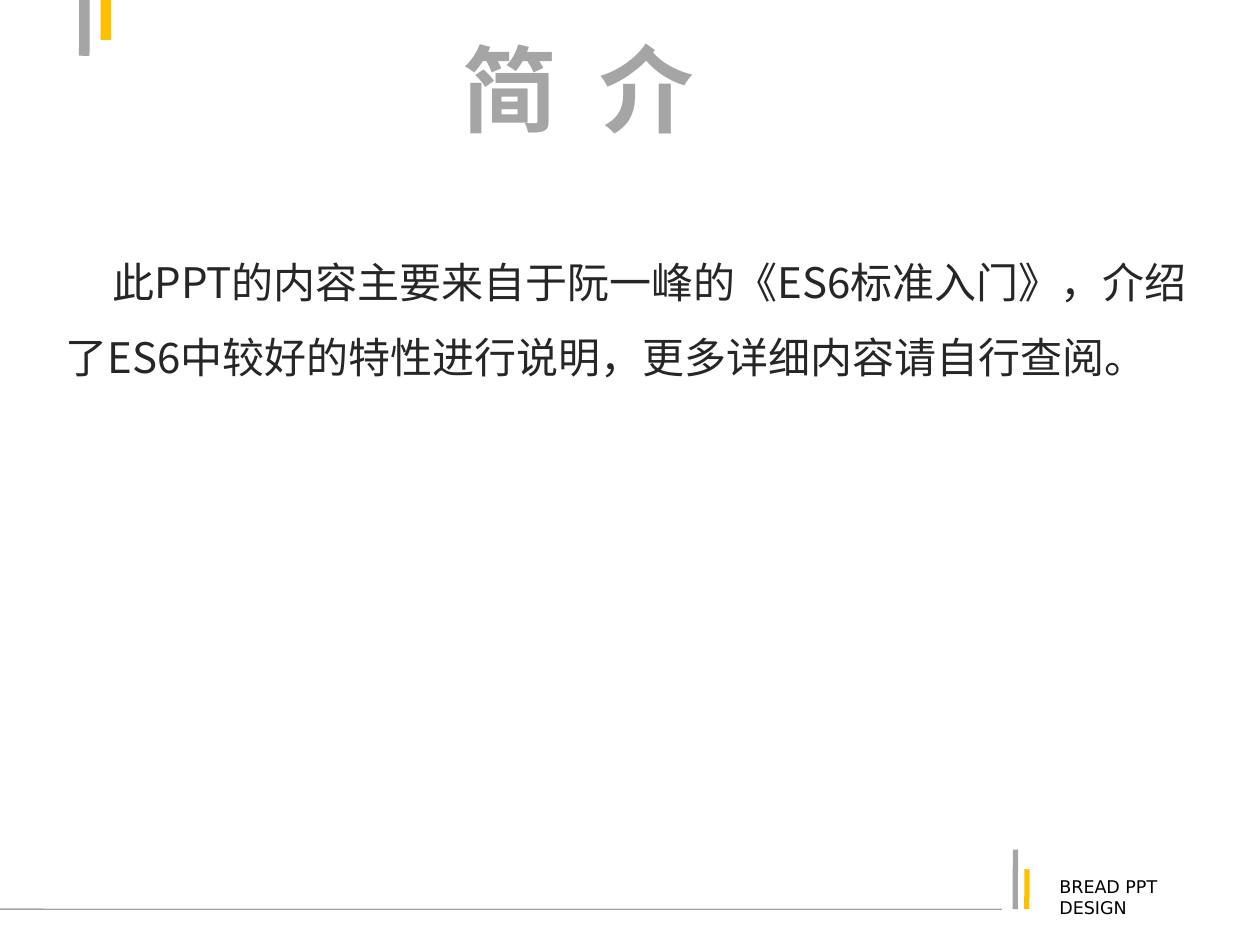
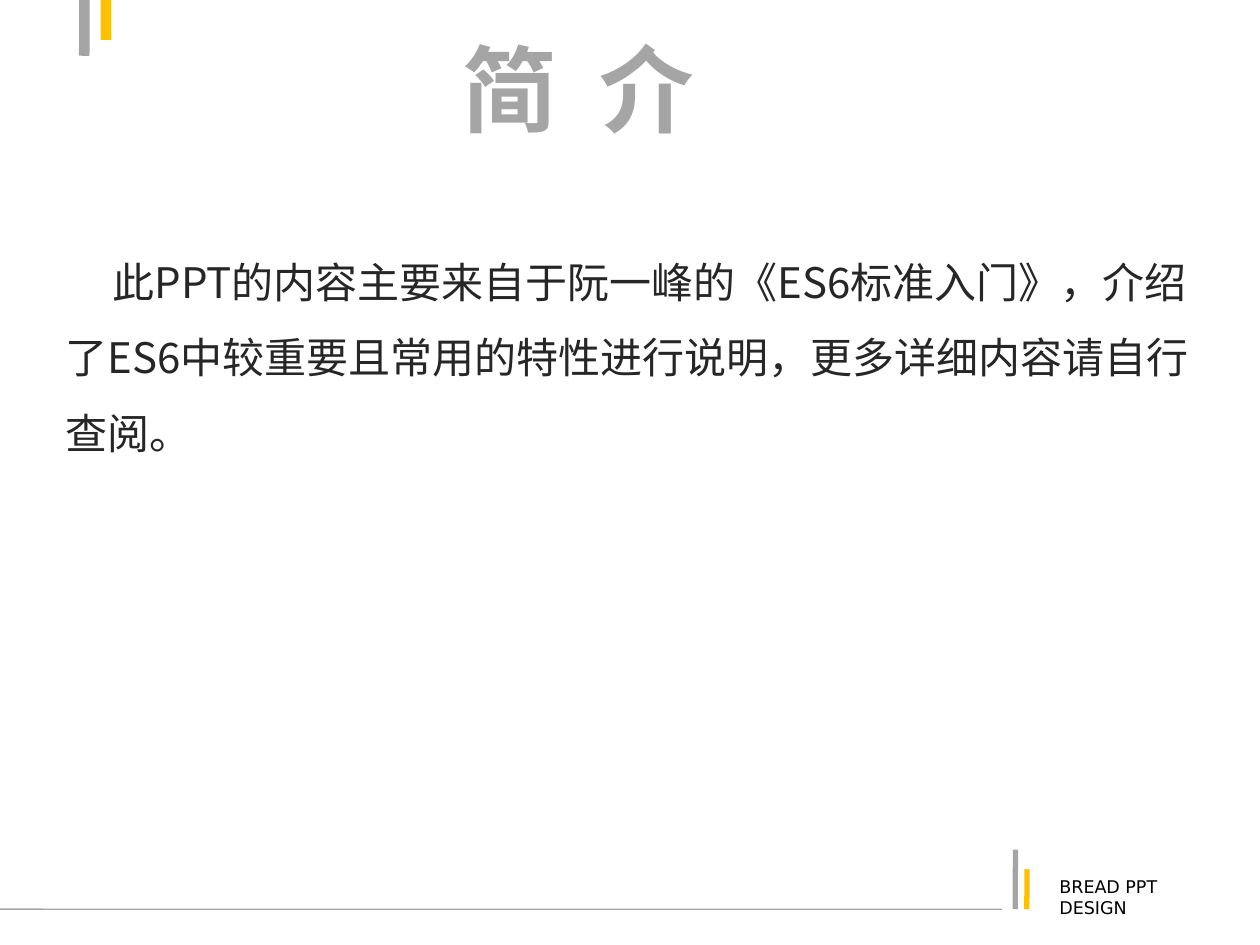
Before and after one commit to justforuse/psae-es6, a slide deck: slide 2 of es6.ppt. Drawn at 1260x945 pixels with LibreOffice and Linux fonts; fonts in the diff are those of the drawing. Boxes give left, top, right and bottom in pixels: in the first picture for what was removed or moved away, otherwise in the second. Text is boxed around its words. In the diff, an @@ line names an element or a change of style, - is before the commit and + after.

```diff
--- a/es6.ppt
+++ b/es6.ppt
@@ text at [66,262,1189,453]: text changed @@
-此PPT的内容主要来自于阮一峰的《ES6标准入门》，介绍了ES6中较好的特性进行说明，更多详细内容请自行查阅。
+此PPT的内容主要来自于阮一峰的《ES6标准入门》，介绍了ES6中较重要且常用的特性进行说明，更多详细内容请自行查阅。
```
Also in this commit, not shown: 22 other slides changed, 8 slides added, 9 slides removed, 5 other files.
